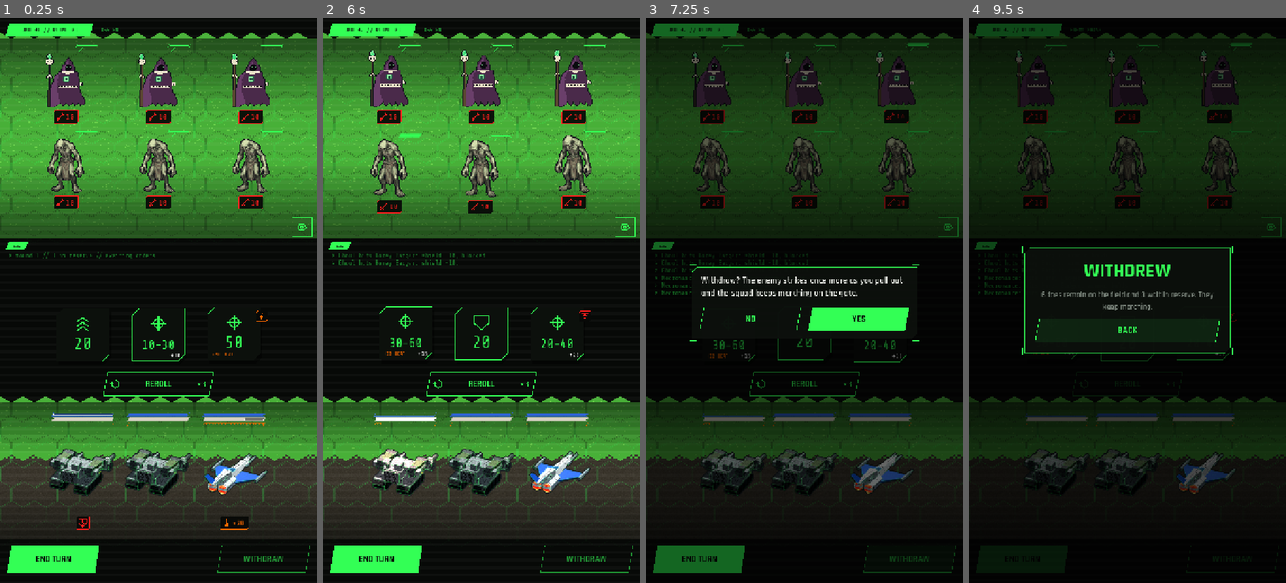
Above: before the commit, frames 1-4 (left to right).
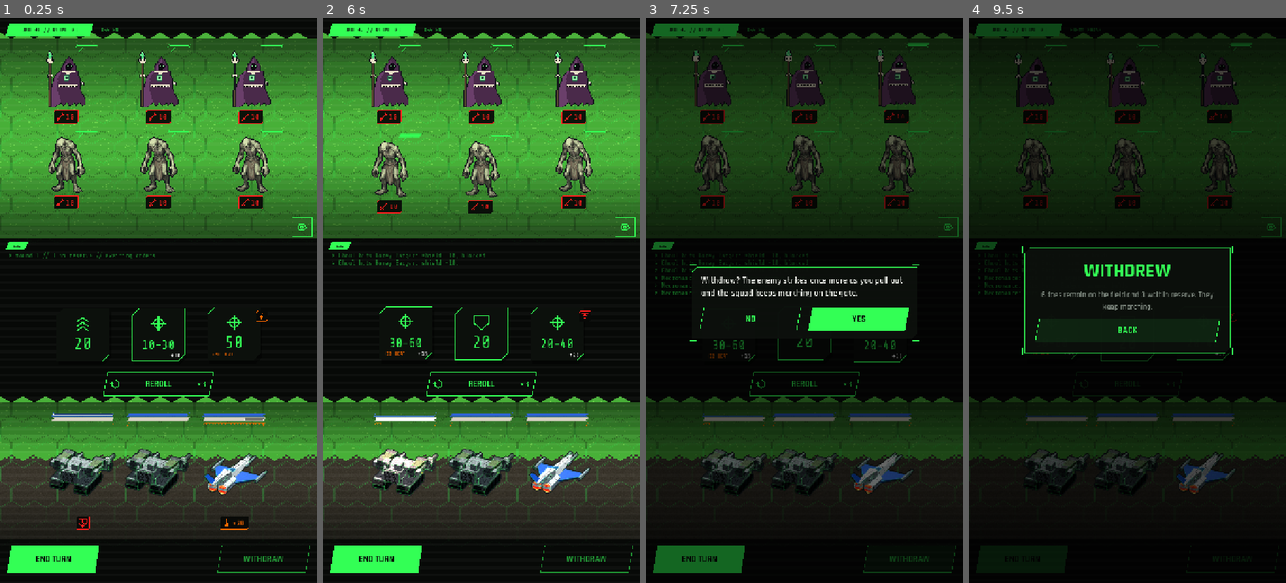
Above: after the commit, the same moments.

Repository: ryanjdmartin/riftgate
Game: Godot game, scene res://game/skirmish/skirmish_screen.tscn
Two runs of this game, one before a commit and one after it. Both use one fixed random seed, a clock stepped at 60 frames per second and the inputs below. This scene is started directly instead of the project's main scene.
Inputs (mouse positions are in pixels of both pictures, inside the frame that each line leads up to):
- Up to frame 1 (0.25 s): no input
- Up to frame 2 (6 s): click (624, 227) at 0.5 s; click "REROLL" at 1.25 s; click "END TURN" at 2 s; click "WITHDRAW" at 2.75 s; click (624, 227) at 3.5 s; click "REROLL" at 4.25 s; click "END TURN" at 5 s; click "YES" at 5.75 s
- Up to frame 3 (7.25 s): click "WITHDRAW" at 6.5 s
- Up to frame 4 (9.5 s): click "YES" at 7.25 s; click (1270, 227) at 8 s; click "BACK" at 8.75 s

The runs differ from the first frame. In frame 1, 2.1% of the frame differs, in the area x 14-86%, y 5-31%; in frame 2, 2.5%, in the area x 14-86%, y 5-32%; in frame 3, 1.4%; in frame 4, 1.2%.

Commit message:
A trace mode that inks the player's assets and leaves the field in light
Co-Authored-By: Claude Fable 5.1 <noreply@anthropic.com>

Diff:
--- a/game/battle/map_3d.gd
+++ b/game/battle/map_3d.gd
@@ -247,15 +247,16 @@
 var _light_mat: ShaderMaterial = null
 var _ink_line_mat: StandardMaterial3D = null
 
-func _trace(mi: MeshInstance3D) -> void:
-	var added := TraceLines.attach(mi, _trace_material())
+func _trace(mi: MeshInstance3D, kind: String = "prop") -> void:
+	var added := TraceLines.attach(mi, _trace_material(kind))
 	for em in added:
 		em.visible = _trace_mode != "off"
+		em.set_meta("kind", kind)
 	_trace_nodes.append_array(added)
 
 
-func _trace_material() -> Material:
-	if _trace_mode == "ink":
+func _trace_material(kind: String) -> Material:
+	if TraceLines.inked(_trace_mode, kind):
 		if _ink_line_mat == null:
 			_ink_line_mat = TraceLines.ink_material()
 		return _ink_line_mat
@@ -273,7 +274,7 @@
 		if is_instance_valid(em):
 			em.visible = mode != "off"
 			if mode != "off":
-				em.material_override = _trace_material()
+				em.material_override = _trace_material(str(em.get_meta("kind", "prop")))
 
 
 func set_trace_gain(v: float) -> void:
@@ -826,7 +827,7 @@
 ## still reads at one hex.
 func _marker(node: Node) -> void:
 	for child in node.find_children("*", "MeshInstance3D", true, false):
-		_trace(child)
+		_trace(child, "asset")
 
 
 ## The union of every mesh's bounds under `node`, in the node's own space.
--- a/game/battle/map_tuner.gd
+++ b/game/battle/map_tuner.gd
@@ -17,7 +17,7 @@
 	_rows.position = Vector2(12, 10)
 	_rows.add_theme_constant_override("separation", 4)
 	add_child(_rows)
-	_option("TRACE", ["light", "ink", "off"], func(i: int) -> void: _m3d().set_trace_mode(["light", "ink", "off"][i]))
+	_option("TRACE", ["light", "assets", "ink", "off"], func(i: int) -> void: _m3d().set_trace_mode(["light", "assets", "ink", "off"][i]))
 	_slider("TRACE GAIN", 0.0, 2.5, 1.0, func(v: float) -> void: _m3d().set_trace_gain(v))
 	_slider("BLOOM", 0.0, 2.0, 0.8, func(v: float) -> void: _m3d().set_glow(v))
 	_slider("GRID", 0.0, 1.6, 0.7, func(v: float) -> void: _m3d().set_grid(v))
--- a/game/ui/mech_view_3d.gd
+++ b/game/ui/mech_view_3d.gd
@@ -180,7 +180,7 @@
 	if not token and mode != "pixel":
 		# The skirmish's machines carry the display's trace too (Ryan, 21 September); the
 		# screen's scan bar lights it through set_sweep_screen.
-		_trace_mat = TraceLines.ink_material() if TraceLines.mode() == "ink" else TraceLines.light_material(Palette.HUD)
+		_trace_mat = TraceLines.ink_material() if TraceLines.inked(TraceLines.mode(), "asset") else TraceLines.light_material(Palette.HUD)
 		if _trace_mat is ShaderMaterial:
 			(_trace_mat as ShaderMaterial).set_shader_parameter("gain", 0.8)
 		TraceLines.attach(_model, _trace_mat)
--- a/game/ui/trace_lines.gd
+++ b/game/ui/trace_lines.gd
@@ -9,8 +9,21 @@
 static var _cache: Dictionary = {}   # mesh rid -> ArrayMesh of lines, or null
 
 
+## "light": everything as light. "ink": everything as black ink. "assets": the player's
+## things (mechs, gate, walls) in ink, the field (props, grid) in light (Ryan's trial, 22
+## September). RIFTGATE_INK=dark|assets picks at start; the map tuner switches live.
 static func mode() -> String:
-	return "ink" if OS.get_environment("RIFTGATE_INK") == "dark" else "light"
+	match OS.get_environment("RIFTGATE_INK"):
+		"dark":
+			return "ink"
+		"assets":
+			return "assets"
+	return "light"
+
+
+## Whether a thing of `kind` ("asset" or "prop") draws in ink under `mode`.
+static func inked(mode_name: String, kind: String) -> bool:
+	return mode_name == "ink" or (mode_name == "assets" and kind == "asset")
 
 
 ## Hang a trace off every mesh under `node`. Returns the trace instances, so a caller can
Not shown, changed: docs/status.md
